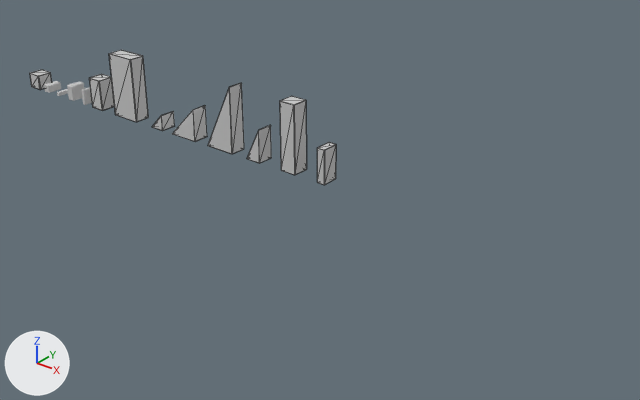
The FBX model harfang-reboot/work/fbx/generic_blocks/generic_blocks.FBX as it was, and as the next commit left it.
Camera for both pictures: a 50 mm lens placed at (209.0, -134.3, 78.2), pointed at (96.8, 6.0, -8.7). Every picture has the same lights, and +X, +Y and +Z are marked at lower left. Mesh edges are drawn as thin lines on the coarser meshes.

Names of what the first picture shows: 'g_block_4x8', 'g_block_8x16', 'g_block_tr_2x8', 'g_block_tr_4x16', 'g_block_tr_4x8', 'g_block_tr_8x16', 'g_block_tr_8x8'.
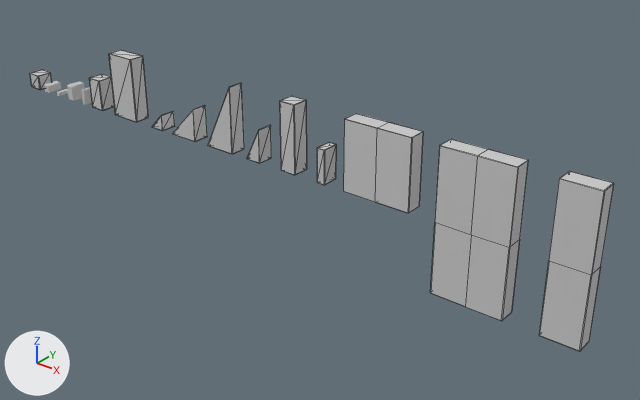
The change, as a diff of the scene's bpy script:
```diff
--- a/harfang-reboot/work/fbx/generic_blocks/generic_blocks.FBX.py
+++ b/harfang-reboot/work/fbx/generic_blocks/generic_blocks.FBX.py
@@ me_mesh_014 @@
+me_mesh_014.from_pydata(...)  # 42 vertices, 44 faces; spans x -8.0..8.0, y -2.0..2.0, z -16.0..16.0
+me_mesh_014.materials.append(mat_blocks)  # light grey #cacaca
@@ me_mesh_015 @@
+me_mesh_015.from_pydata(...)  # 32 vertices, 34 faces; spans x -4.0..4.0, y -2.0..2.0, z -16.0..16.0
+me_mesh_015.materials.append(mat_blocks)  # light grey #cacaca
@@ me_mesh_013 @@
+me_mesh_013.from_pydata(...)  # 32 vertices, 34 faces; spans x -8.0..8.0, y -2.0..2.0, z -8.0..8.0
+me_mesh_013.materials.append(mat_blocks)  # light grey #cacaca
@@ ob_g_block_16x32 @@
+ob_g_block_16x32 = bpy.data.objects.new('g_block_16x32', me_mesh_014)
+ob_g_block_16x32.location = (139.4, 0.0, 0.0)
@@ ob_g_block_8x32 @@
+ob_g_block_8x32 = bpy.data.objects.new('g_block_8x32', me_mesh_015)
+ob_g_block_8x32.location = (159.0, 0.0, 0.0)
@@ ob_g_block_16x16 @@
+ob_g_block_16x16 = bpy.data.objects.new('g_block_16x16', me_mesh_013)
+ob_g_block_16x16.location = (117.4, 0.0, 8.0)
```

Location of each change, [x1, y1, x2, y2] in pixels of the pictures (640 x 400 px):
'g_block_16x32', added: after [430, 139, 528, 321]
'g_block_8x32', added: after [539, 171, 614, 351]
'g_block_16x16', added: after [344, 113, 423, 213]
